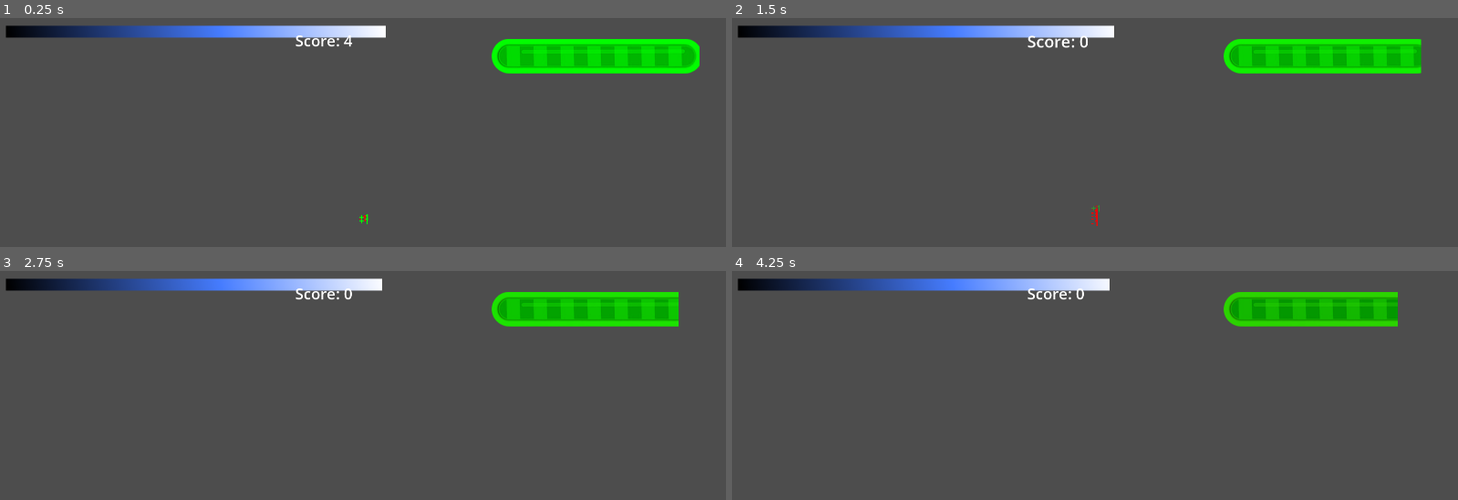
Above: before the commit, frames 1-4 (two rows, left to right).
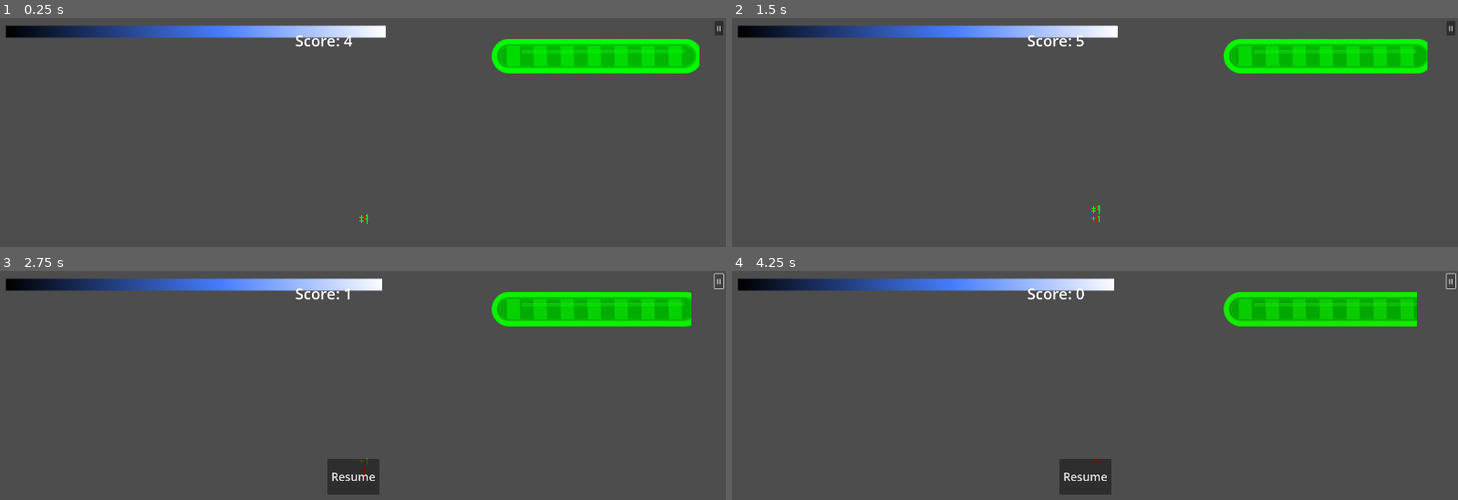
Above: after the commit, the same moments.

Repository: Inquisitor718/Casa-de-Penguin
Game: Godot game, scene res://scenes/fire_place.tscn
Two runs of this game, one before a commit and one after it. Both use one fixed random seed, a clock stepped at 60 frames per second and the inputs below.
Inputs (mouse positions are in pixels of both pictures, inside the frame that each line leads up to):
- Up to frame 1 (0.25 s): no input
- Up to frame 2 (1.5 s): click (1450, 27) at 0.5 s, where only the run after the commit has a clickable "II"; click (1087, 224) at 1.25 s, where only the run after the commit has a clickable "Resume"
- Up to frame 3 (2.75 s): click (718, 280) at 2 s, where only the run after the commit has a clickable "II"
- Up to frame 4 (4.25 s): click (1087, 477) at 2.75 s, where only the run after the commit has a clickable "Resume"; click (1450, 280) at 3.5 s, where only the run after the commit has a clickable "II"

The runs differ from the first frame. In frame 1, less than 0.1% of the frame differs, in the area x 98-100%, y 1-8%; in frame 2, 0.5%; in frame 3, 1.4%; in frame 4, 1.6%, in the area x 45-100%, y 0-98%.

Commit message:
pause menu lagaya

Diff:
--- /dev/null
+++ b/casa-de-penguin/Scenes/pause_menu.tscn
@@ -0,0 +1,48 @@
+[gd_scene load_steps=2 format=3 uid="uid://0rmwa7f873cv"]
+
+[ext_resource type="Script" uid="uid://c30spqt85oe8x" path="res://Scripts/pause_menu.gd" id="1_emv3i"]
+
+[node name="PauseMenu" type="CanvasLayer"]
+process_mode = 3
+script = ExtResource("1_emv3i")
+
+[node name="PauseButton" type="Button" parent="."]
+process_mode = 3
+anchors_preset = 1
+anchor_left = 1.0
+anchor_right = 1.0
+offset_left = -30.0
+offset_top = 8.0
+offset_right = -7.0
+offset_bottom = 46.0
+grow_horizontal = 0
+theme_override_font_sizes/font_size = 20
+text = "II"
+
+[node name="PausePanel" type="Control" parent="."]
+process_mode = 3
+layout_mode = 3
+anchors_preset = 8
+anchor_left = 0.5
+anchor_top = 0.5
+anchor_right = 0.5
+anchor_bottom = 0.5
+offset_left = -145.0
+offset_top = -71.0
+offset_right = 145.0
+offset_bottom = 71.0
+grow_horizontal = 2
+grow_vertical = 2
+
+[node name="ResumeButton" type="Button" parent="PausePanel"]
+process_mode = 3
+layout_mode = 0
+offset_left = 55.0
+offset_top = 26.0
+offset_right = 192.0
+offset_bottom = 121.0
+theme_override_font_sizes/font_size = 30
+text = "Resume"
+
+[connection signal="pressed" from="PauseButton" to="." method="_on_pause_button_pressed"]
+[connection signal="pressed" from="PausePanel/ResumeButton" to="." method="_on_resume_button_pressed"]
--- /dev/null
+++ b/casa-de-penguin/Scripts/pause_menu.gd
@@ -0,0 +1,17 @@
+extends CanvasLayer
+
+@onready var pause_panel = $PausePanel
+
+func _ready():
+	process_mode = Node.PROCESS_MODE_ALWAYS
+	pause_panel.visible = false
+
+
+func _on_pause_button_pressed():
+	get_tree().paused = true
+	pause_panel.visible = true
+
+
+func _on_resume_button_pressed():
+	get_tree().paused = false
+	pause_panel.visible = false
--- a/casa-de-penguin/project.godot
+++ b/casa-de-penguin/project.godot
@@ -15,6 +15,12 @@
 config/features=PackedStringArray("4.5", "Forward Plus")
 config/icon="res://icon.svg"
 
+[autoload]
+
+ProgresBar="*res://Scripts/progres Bar.gd"
+GlobalCanvasLayer="*res://Scenes/canvas_layer.tscn"
+PauseMenu="*res://Scenes/pause_menu.tscn"
+
 [display]
 
 window/size/viewport_width=1920
@@ -27,8 +33,3 @@
 run/main_scene="uid://d3yxwak4tgxpc"
 config/features=PackedStringArray("4.5", "Forward Plus")
 config/icon="res://icon.svg"
-
-[autoload]
-
-ProgresBar="*res://Scripts/progres Bar.gd"
-GlobalCanvasLayer="*res://Scenes/canvas_layer.tscn"
Not shown, added: casa-de-penguin/Scripts/pause_menu.gd.uid
